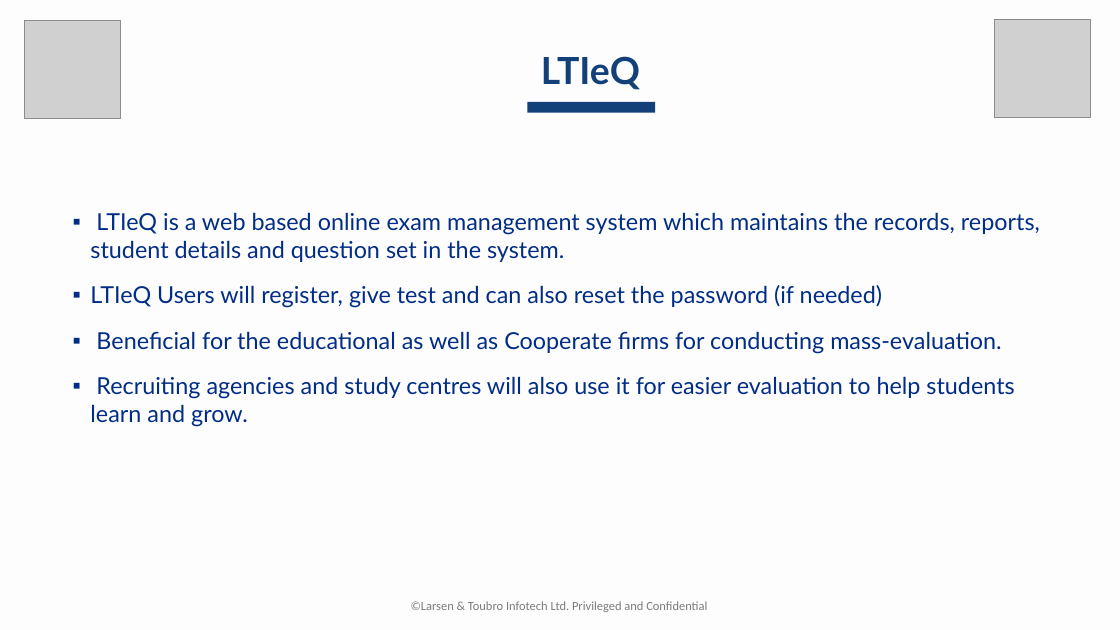
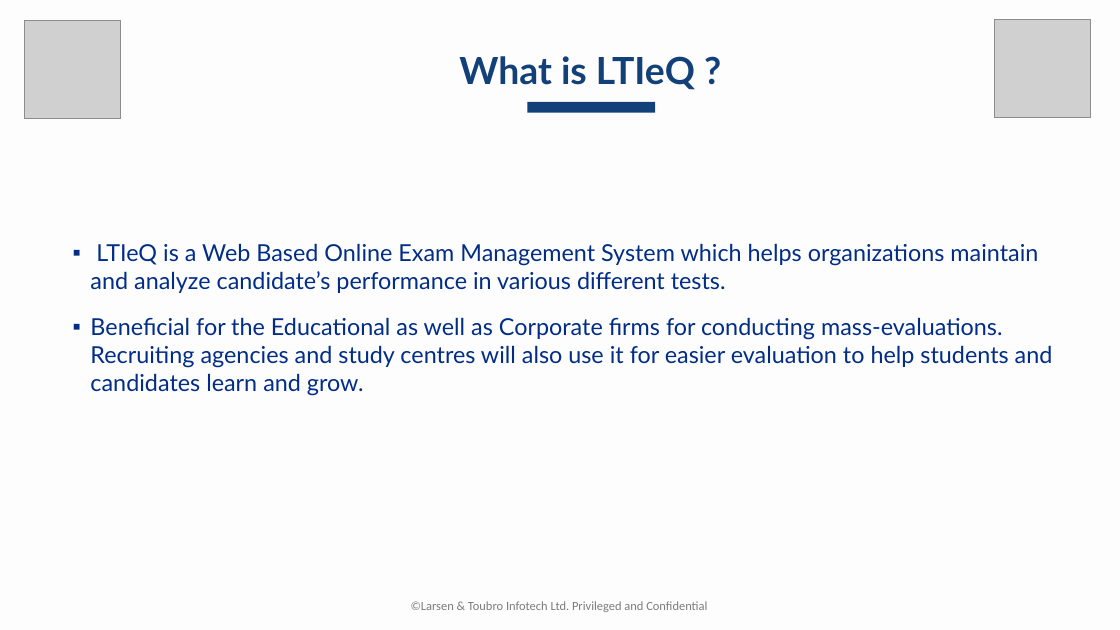
Before and after one commit to sauravtiwari99/OnlineExam, a slide deck: slide 6 of Scrum Board/OnlineExam_PPT.pptx. Drawn at 1120x630 pixels with LibreOffice and Linux fonts; fonts in the diff are those of the drawing; grey boxes stand for pictures; background and template pictures are left out. Boxes give left, top, right and bottom in pixels: in the first picture for what was removed or moved away, otherwise in the second. Text is boxed around its words. In the diff, an @@ line names an element or a change of style, - is before the commit and + after.

```diff
--- a/Scrum Board/OnlineExam_PPT.pptx
+++ b/Scrum Board/OnlineExam_PPT.pptx
@@ text at bbox=[459, 56, 695, 90]: text changed @@
-LTIeQ
+What is LTIeQ ?
@@ text at bbox=[90, 243, 1053, 396]: text changed @@
-▪ LTIeQ is a web based online exam management system which maintains the records, reports, student details and question set in the system.
-▪ LTIeQ Users will register, give test and can also reset the password (if needed)
-▪ Beneficial for the educational as well as Cooperate firms for conducting mass-evaluation.
-▪ Recruiting agencies and study centres will also use it for easier evaluation to help students learn and grow.
+▪ LTIeQ is a Web Based Online Exam Management System which helps organizations maintain and analyze candidate’s performance in various different tests.
+▪ Beneficial for the Educational as well as Corporate firms for conducting mass-evaluations. Recruiting agencies and study centres will also use it for easier evaluation to help students and candidates learn and grow.
```
Also in this commit, not shown: 1 other slide changed.
